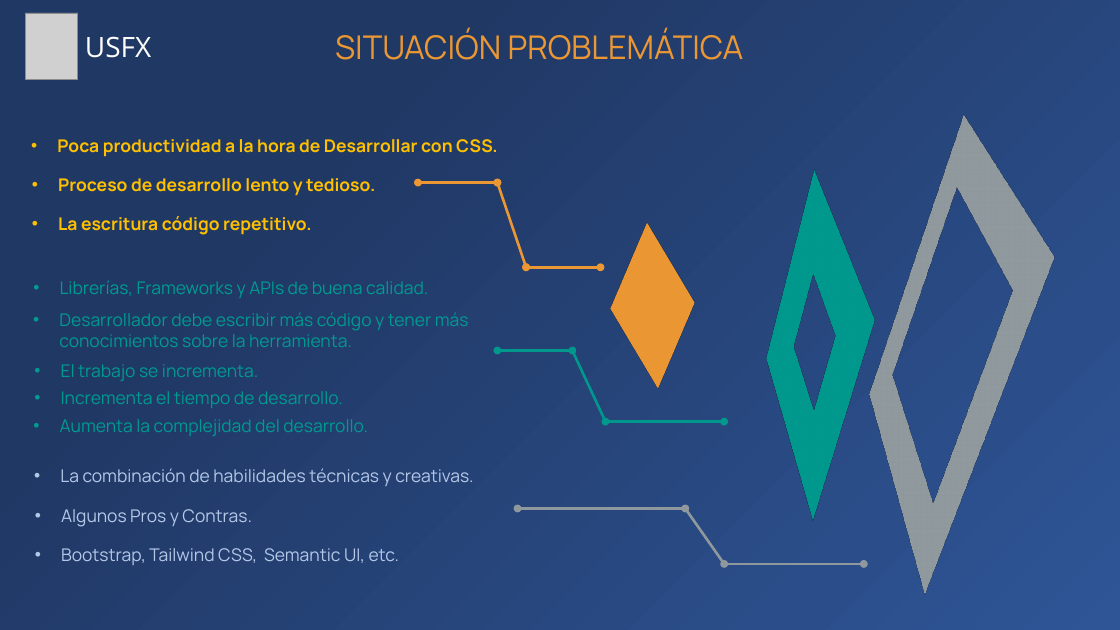
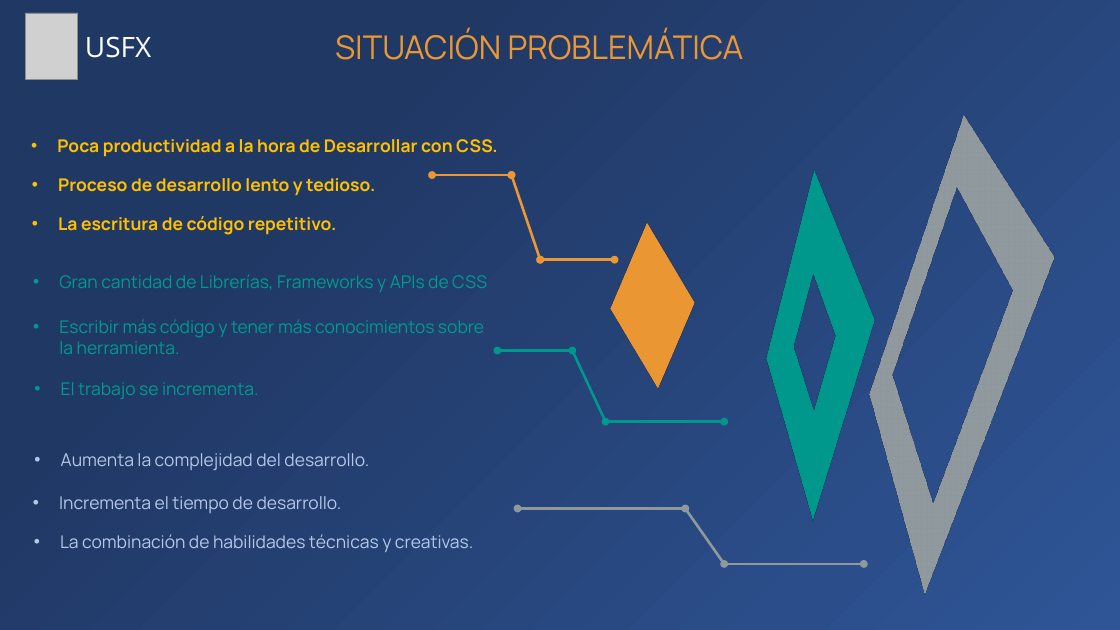
Before and after one commit to Zelechos/Generador-Css, a slide deck: slide 7 of documents/Presentación de Perfil - Modelo Generador CSS.pptx. Drawn at 1120x630 pixels with LibreOffice and Linux fonts; fonts in the diff are those of the drawing; grey boxes stand for pictures. Boxes give left, top, right and bottom in pixels: in the first picture for what was removed or moved away, otherwise in the second. Text is boxed around its words. In the diff, an @@ line names an element or a change of style, - is before the commit and + after.

Commit message:
v0.0.2 presentacion

```diff
--- a/documents/Presentación de Perfil - Modelo Generador CSS.pptx
+++ b/documents/Presentación de Perfil - Modelo Generador CSS.pptx
@@ 3 double arrows moved together from (x1=418, y1=182, x2=601, y2=267) to (x1=432, y1=175, x2=615, y2=260) @@
@@ text at (x1=58, y1=216, x2=336, y2=235): text changed @@
-• La escritura código repetitivo.
+• La escritura de código repetitivo.
@@ text at (x1=59, y1=274, x2=487, y2=292): text changed @@
-• Librerías, Frameworks y APIs de buena calidad.
+• Gran cantidad de Librerías, Frameworks y APIs de CSS
@@ text at (x1=59, y1=319, x2=484, y2=354): text changed @@
-• Desarrollador debe escribir más código y tener más conocimientos sobre la herramienta.
+• Escribir más código y tener más conocimientos sobre la herramienta.
@@ text "El trabajo se incrementa." moved from (x1=61, y1=364, x2=258, y2=381) to (x1=61, y1=382, x2=258, y2=399) @@
@@ text "Aumenta la complejidad del desarrollo." moved from (x1=60, y1=419, x2=368, y2=436) to (x1=61, y1=453, x2=369, y2=470) @@
@@ text "Aumenta la complejidad del desarrollo." at (x1=61, y1=453, x2=369, y2=470): text colour #009A90 to #B4C7E7 @@
@@ text "Incrementa el tiempo de desarrollo." at (x1=59, y1=496, x2=342, y2=513): text colour #009A90 to #B4C7E7 @@
@@ text "Incrementa el tiempo de desarrollo." moved from (x1=61, y1=391, x2=343, y2=408) to (x1=59, y1=496, x2=342, y2=513) @@
@@ text removed at (x1=61, y1=509, x2=251, y2=527) @@
-• Algunos Pros y Contras.
@@ text "La combinación de habilidades técnicas ..." moved from (x1=60, y1=468, x2=473, y2=486) to (x1=60, y1=534, x2=473, y2=552) @@
@@ text removed at (x1=61, y1=548, x2=400, y2=565) @@
-• Bootstrap, Tailwind CSS, Semantic UI, etc.
```
Also in this commit, not shown: 5 other slides changed, 13 slides added, 2 slides removed.
